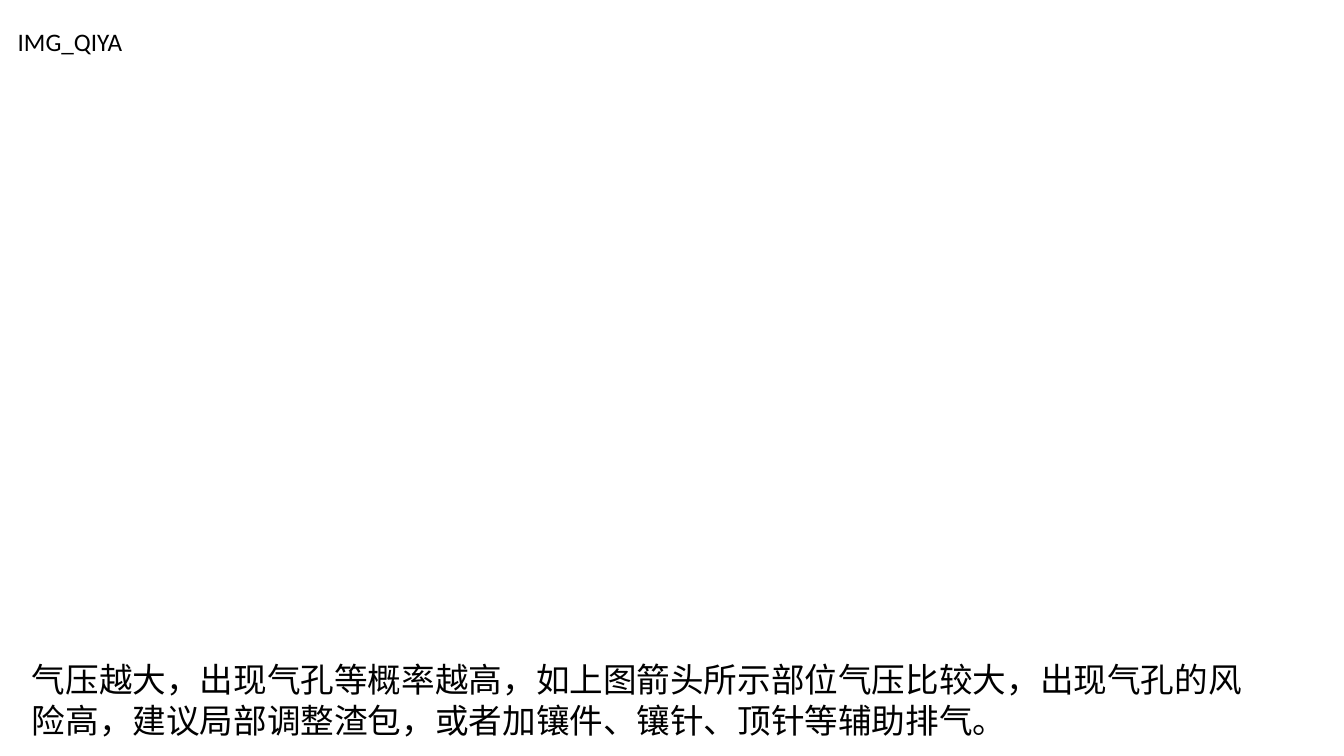
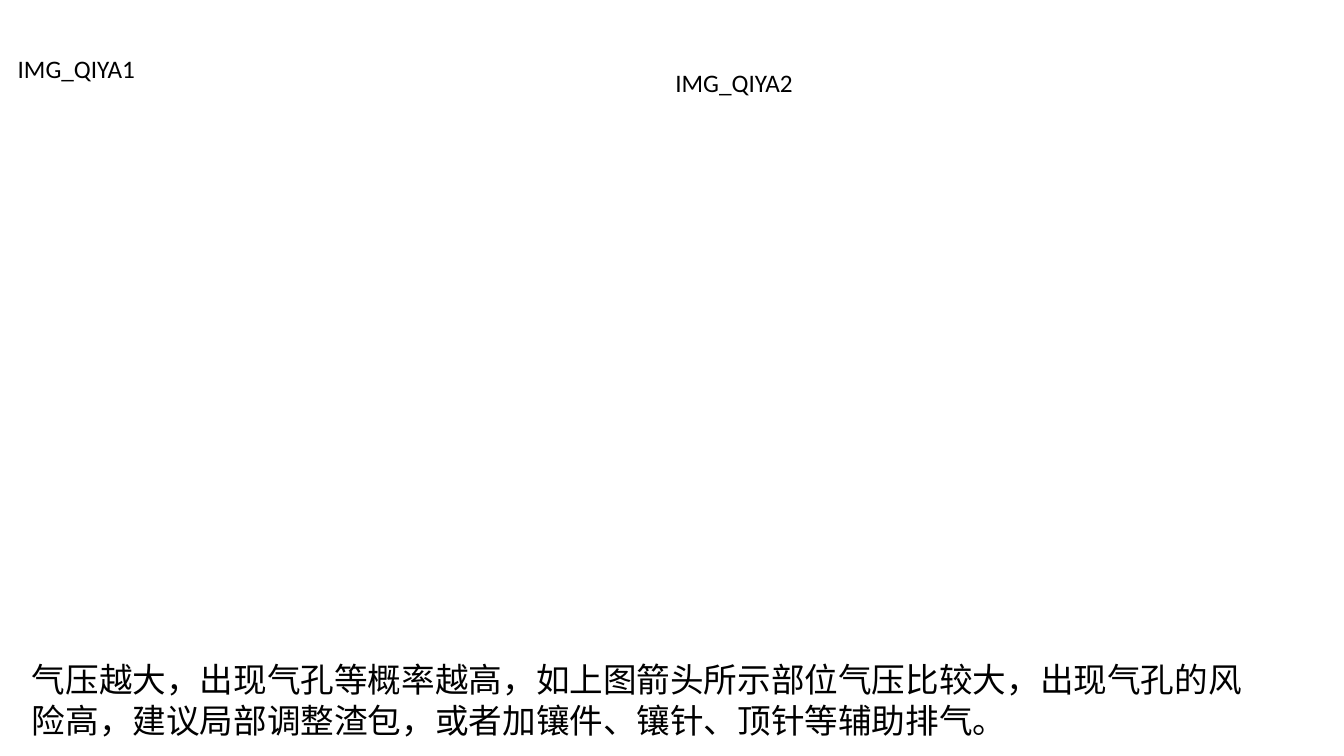
Before and after one commit to caomaowu/-----, a slide deck: slide 29 of 自动化模板5.pptx. Drawn at 1344x756 pixels with LibreOffice and Linux fonts; fonts in the diff are those of the drawing. Boxes give left, top, right and bottom in pixels: in the first picture for what was removed or moved away, otherwise in the second. Text is boxed around its words. In the diff, an @@ line names an element or a change of style, - is before the commit and + after.

```diff
--- a/自动化模板5.pptx
+++ b/自动化模板5.pptx
@@ text at (18, 61, 135, 82): text changed @@
-IMG_QIYA
+IMG_QIYA1
@@ text added at (675, 75, 792, 96), 18 pt, text #000000 @@
+IMG_QIYA2
```
Also in this commit, not shown: 7 other slides changed, 4 other files.
